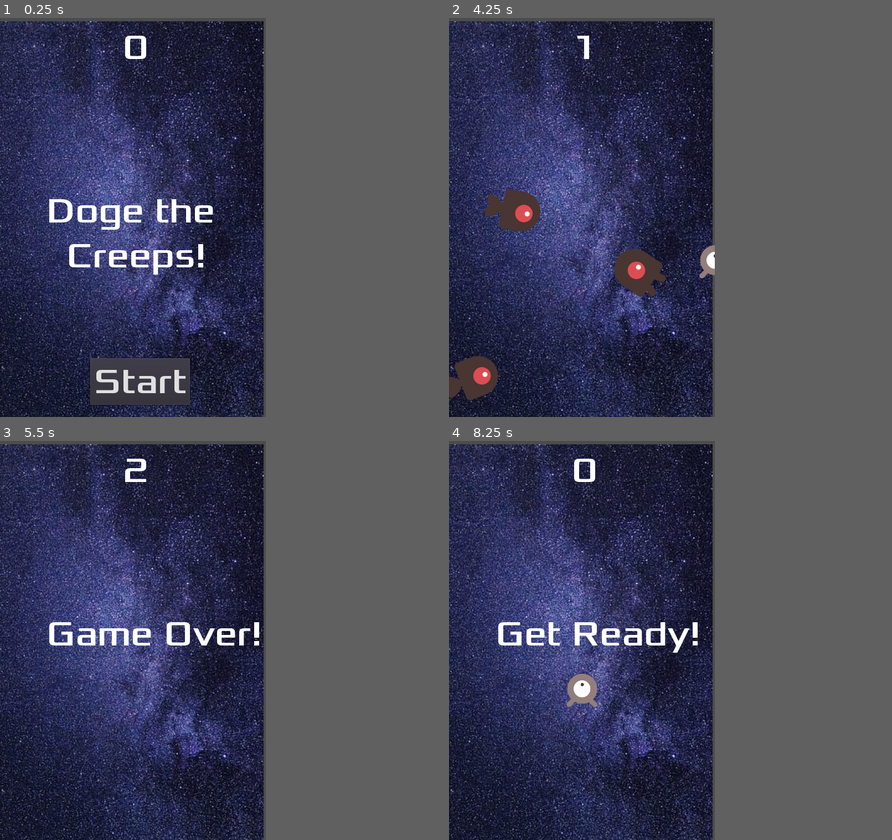
Above: before the commit, frames 1-4 (two rows, left to right).
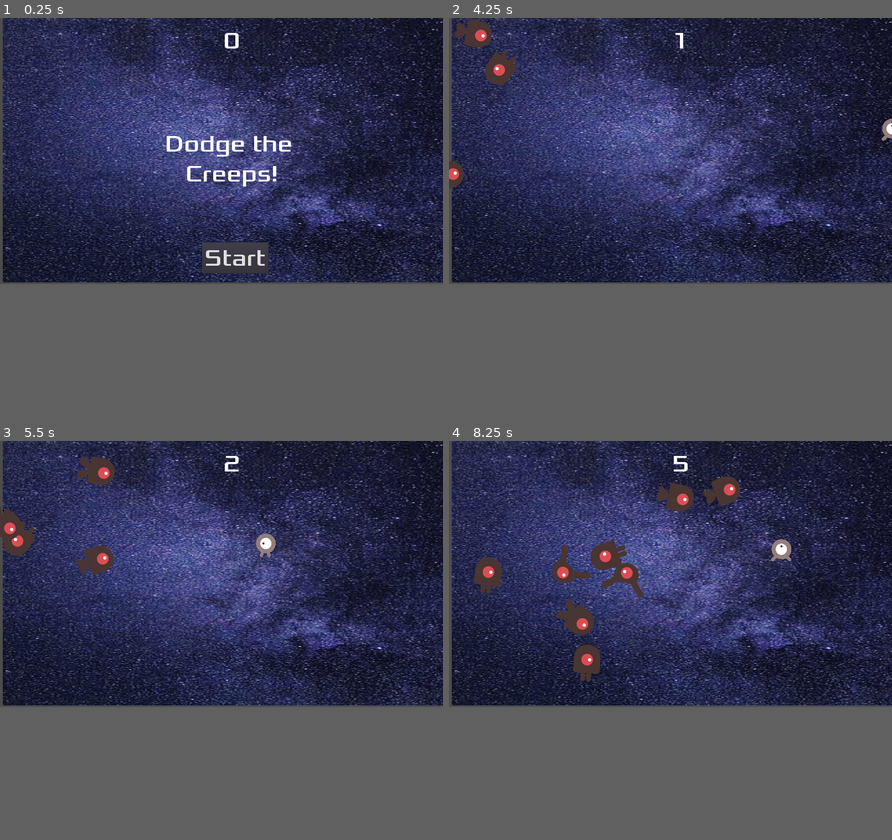
Above: after the commit, the same moments.

Repository: teohaik/dodge-the-creeps
Game: Godot game, scene res://Main.tscn
The game is run twice, just before and just after one commit, with the same random seed, the same clock (stepped at 60 frames per second) and the same inputs.
Inputs (mouse positions are in pixels of both pictures, inside the frame that each line leads up to):
- Up to frame 1 (0.25 s): no input
- Up to frame 2 (4.25 s): click "Start" at 0.5 s; tap Enter at 1.25 s; hold Right (ui_right) 1.28-2.03 s; hold Down (ui_down) 2.03-2.78 s; hold Right (ui_right) 2.78-3.53 s; hold Up (ui_up) from 3.53 s (still down)
- Up to frame 3 (5.5 s): release Up (ui_up) at 4.28 s; hold Left (ui_left) from 4.28 s (still down)
- Up to frame 4 (8.25 s): release Left (ui_left) at 5.78 s; hold Down (ui_down) 5.78-6.53 s; hold Right (ui_right) 6.53-7.28 s; hold Up (ui_up) 7.28-8 s; click (590, 804) at 8 s, where only the run before the commit has a clickable "Start"
The window is 480x720 before the commit and 800x480 after it. Grey fills any space a smaller window leaves; there, only what the larger window draws over its background counts as a difference.

The runs differ from the first frame. In frame 1, 72% of the frame differs, in the area x 0-100%, y 0-100%; in frame 2, 72%; in frame 3, 71%; in frame 4, 73%.

Commit message:
inrease screen size

Diff:
--- a/HUD.tscn
+++ b/HUD.tscn
@@ -17,10 +17,10 @@
 script = ExtResource( 2 )
 
 [node name="ScoreLabel" type="Label" parent="."]
-margin_left = 199.709
-margin_top = 13.773
-margin_right = 289.709
-margin_bottom = 91.773
+margin_left = 583.235
+margin_top = 23.3082
+margin_right = 673.235
+margin_bottom = 101.308
 custom_fonts/font = SubResource( 1 )
 text = "0"
 align = 1
@@ -29,12 +29,12 @@
 }
 
 [node name="Message" type="Label" parent="."]
-margin_left = 83.6002
-margin_top = 308.517
-margin_right = 407.6
-margin_bottom = 467.517
+margin_left = 446.996
+margin_top = 301.631
+margin_right = 812.996
+margin_bottom = 460.631
 custom_fonts/font = SubResource( 1 )
-text = "Doge the
+text = "Dodge the
 Creeps!"
 align = 1
 __meta__ = {
@@ -42,10 +42,10 @@
 }
 
 [node name="StartButton" type="Button" parent="."]
-margin_left = 163.157
-margin_top = 613.959
-margin_right = 343.157
-margin_bottom = 697.959
+margin_left = 547.213
+margin_top = 607.072
+margin_right = 727.213
+margin_bottom = 691.072
 custom_fonts/font = SubResource( 1 )
 shortcut = SubResource( 3 )
 text = "Start"
--- a/Main.tscn
+++ b/Main.tscn
@@ -10,7 +10,7 @@
 
 [sub_resource type="Curve2D" id=1]
 _data = {
-"points": PoolVector2Array( 0, 0, 0, 0, 0.0327759, 2.08255, 0, 0, 0, 0, 481.118, 1.19165, 0, 0, 0, 0, 480.227, 718.811, 0, 0, 0, 0, 1.81458, 719.256, 0, 0, 0, 0, 1.36914, 2.08255, 0, 0, 0, 0, 0.0327759, 2.08255 )
+"points": PoolVector2Array( 0, 0, 0, 0, -45.7437, -16.9887, 0, 0, 0, 0, -48.6209, -14.1826, 0, 0, 0, 0, -47.4221, -1.83548, 0, 0, 0, 0, 464.971, -0.713013, 0, 0, 0, 0, 463.293, 706.438, 0, 0, 0, 0, -45.7437, 709.805, 0, 0, 0, 0, -47.4221, -8.57025, 0, 0, 0, 0, -45.7437, -16.9887 )
 }
 
 [node name="Main" type="Node"]
@@ -18,10 +18,10 @@
 Mob = ExtResource( 3 )
 
 [node name="TextureRect" type="TextureRect" parent="."]
-margin_left = 476.0
-margin_top = 6.0
-margin_right = 1193.0
-margin_bottom = 482.0
+margin_left = 1205.0
+margin_top = -1.5
+margin_right = 1922.0
+margin_bottom = 1195.5
 rect_rotation = 90.0
 texture = ExtResource( 5 )
 expand = true
@@ -31,7 +31,6 @@
 }
 
 [node name="Player" parent="." instance=ExtResource( 1 )]
-visible = false
 
 [node name="MobTimer" type="Timer" parent="."]
 wait_time = 0.5
@@ -43,9 +42,12 @@
 one_shot = true
 
 [node name="StartPosition" type="Position2D" parent="."]
-position = Vector2( 240, 450 )
+visible = false
+position = Vector2( 647.5, 282.5 )
 
 [node name="MobPath" type="Path2D" parent="."]
+position = Vector2( 114.209, 12.2246 )
+scale = Vector2( 2.34068, 1 )
 curve = SubResource( 1 )
 
 [node name="MobSpawnLocation" type="PathFollow2D" parent="MobPath"]
--- a/Mob.tscn
+++ b/Mob.tscn
@@ -41,6 +41,7 @@
 scale = Vector2( 0.75, 0.75 )
 frames = SubResource( 1 )
 animation = "fly"
+frame = 1
 playing = true
 __meta__ = {
 "_edit_group_": true
--- a/project.godot
+++ b/project.godot
@@ -16,7 +16,7 @@
 
 [display]
 
-window/size/width=480
+window/size/width=1200
 window/size/height=720
 window/handheld/orientation="portrait"
 window/stretch/mode="2d"
Not shown, changed: export_presets.cfg
